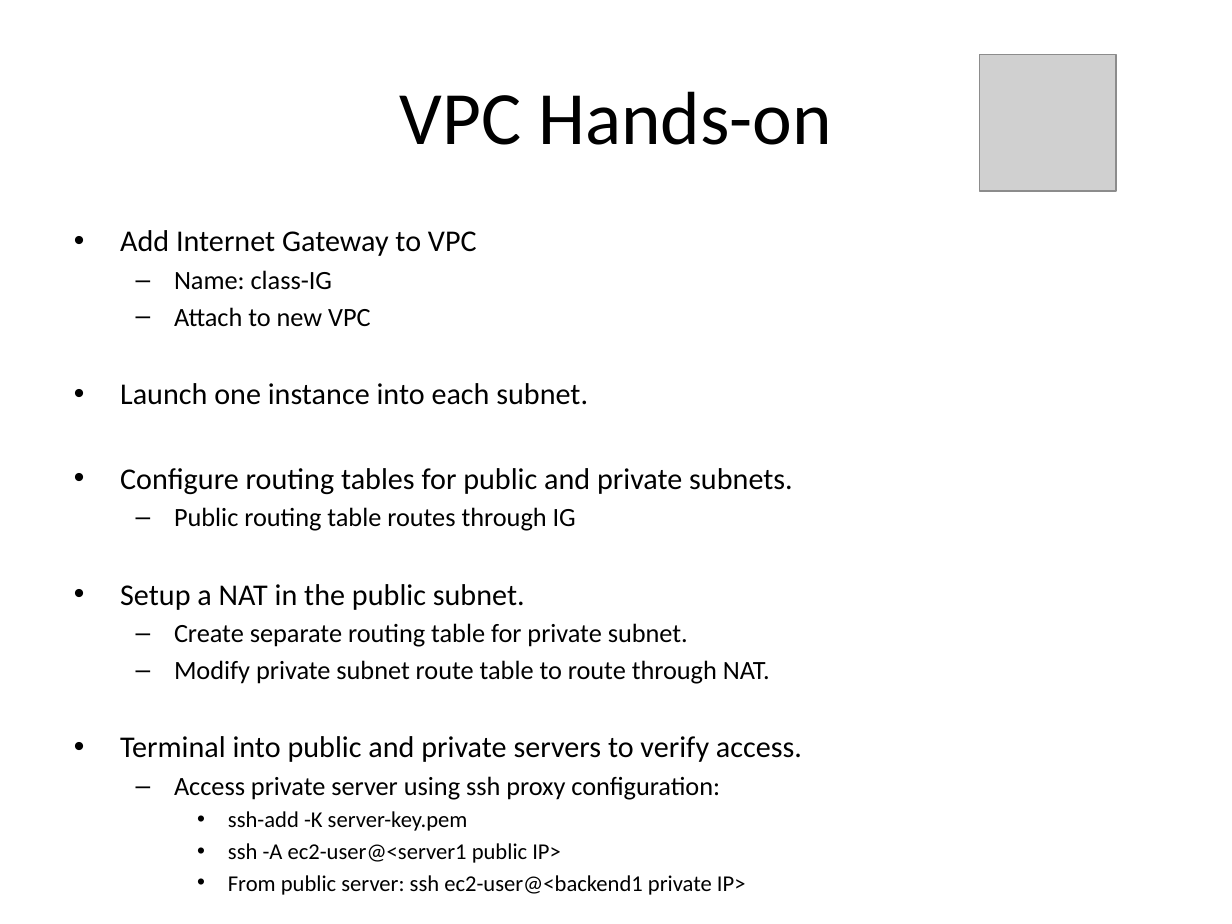
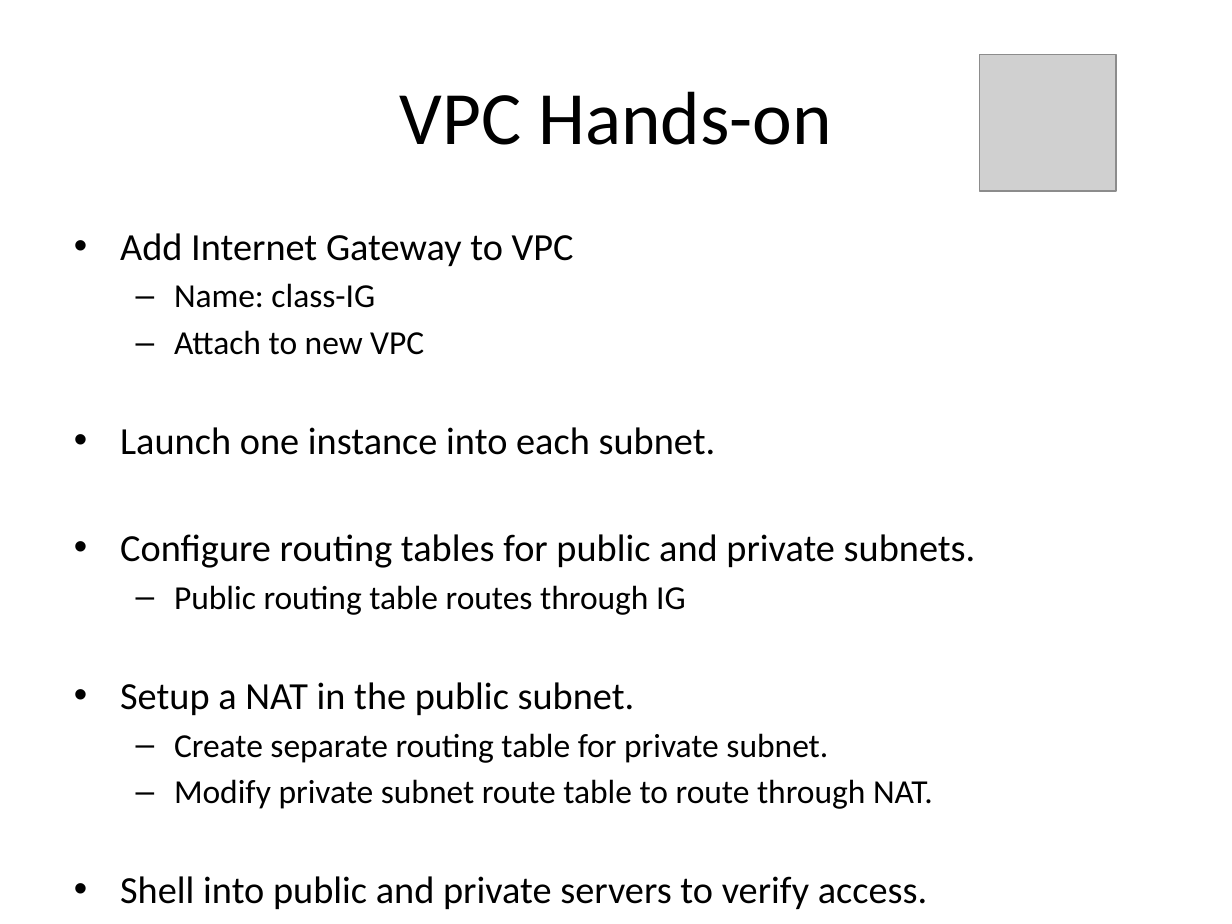
Before and after one commit to jasondbaker/infrastructure-class, a slide deck: slide 28 of lectures/infrastructure-week-4.pptx. Drawn at 1232x924 pixels with LibreOffice and Linux fonts; fonts in the diff are those of the drawing; grey boxes stand for pictures. Boxes give left, top, right and bottom in pixels: in the first picture for what was removed or moved away, otherwise in the second. Text is boxed around its words. In the diff, an @@ line names an element or a change of style, - is before the commit and + after.

```diff
--- a/lectures/infrastructure-week-4.pptx
+++ b/lectures/infrastructure-week-4.pptx
@@ text at <box>120,233,976,809</box>: size 17.6 to 22.4 pt in "Add Internet Gateway to VPC", "Launch one instance into each subnet.", "Configure routing tables for public and private ...", "Setup a NAT in the public subnet."; size 15.4 to 19.6 pt in "Name: class-IG", "Attach to new VPC", "Public routing table routes through IG", "Create separate routing table for private subnet." and 1 more places @@
@@ text at <box>120,876,927,910</box>: text changed; size 13.2 to 22.4 pt @@
-• Terminal into public and private servers to verify access.
-  – Access private server using ssh proxy configuration:
-    • ssh-add -K server-key.pem
-    • ssh -A ec2-user@<server1 public IP>
-    • From public server: ssh ec2-user@<backend1 private IP>
+• Shell into public and private servers to verify access.
```
Also in this commit, not shown: 1 other slide changed, 7 other files.
